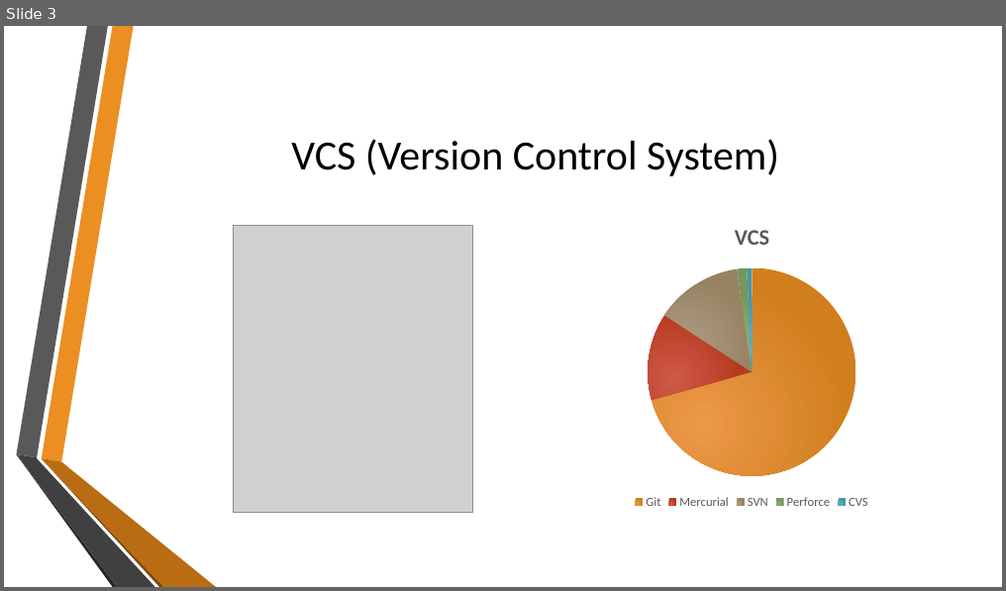
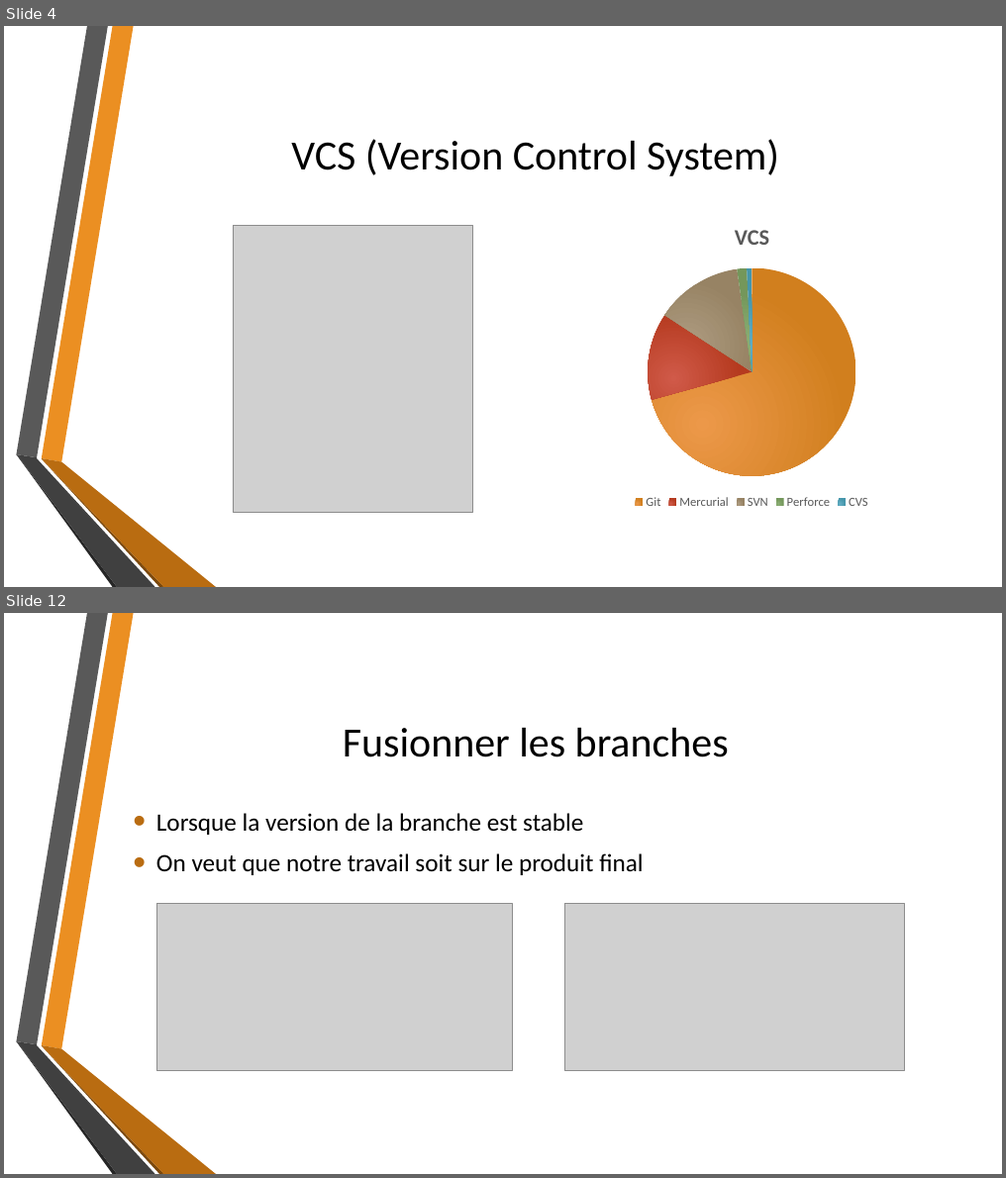
Before and after one commit to MatRenaud/Tptravailinfo, a slide deck: GitPresentation.pptx. Shown one above the other, each under a label of ours: slide 3 before the commit, slides 4 and 12 after it; the slides between them are not shown. The pictures are 1006x591 and 1006x1178 pixels, drawn with LibreOffice and Linux fonts; fonts in the diff are those of the drawing; grey boxes stand for pictures; background and template pictures are left out. Boxes give left, top, right and bottom in pixels: in the first picture for what was removed or moved away, otherwise in the second. Text is boxed around its words. In the diff, an @@ line names an element or a change of style, - is before the commit and + after.

Commit message:
maquette produit fini

```diff
--- a/GitPresentation.pptx
+++ b/GitPresentation.pptx
@@ slide 12 added at (4,613,1002,1174), background picture (left out); not listed: 6 template elements that a slide beside it also shows @@
@@ title added at (343,728,729,758), 40 pt, text #000000 @@
+Fusionner les branches
@@ text added at (156,813,643,875), 24 pt, text #000000 @@
+• Lorsque la version de la branche est stable
+• On veut que notre travail soit sur le produit final
@@ picture added at (156,903,512,1072) @@
@@ picture added at (564,903,904,1072) @@
@@ what was slide 3 is now slide 4 @@
```
Also in this commit, not shown: 2 slides changed, 12 other slides added, 3 other files.
